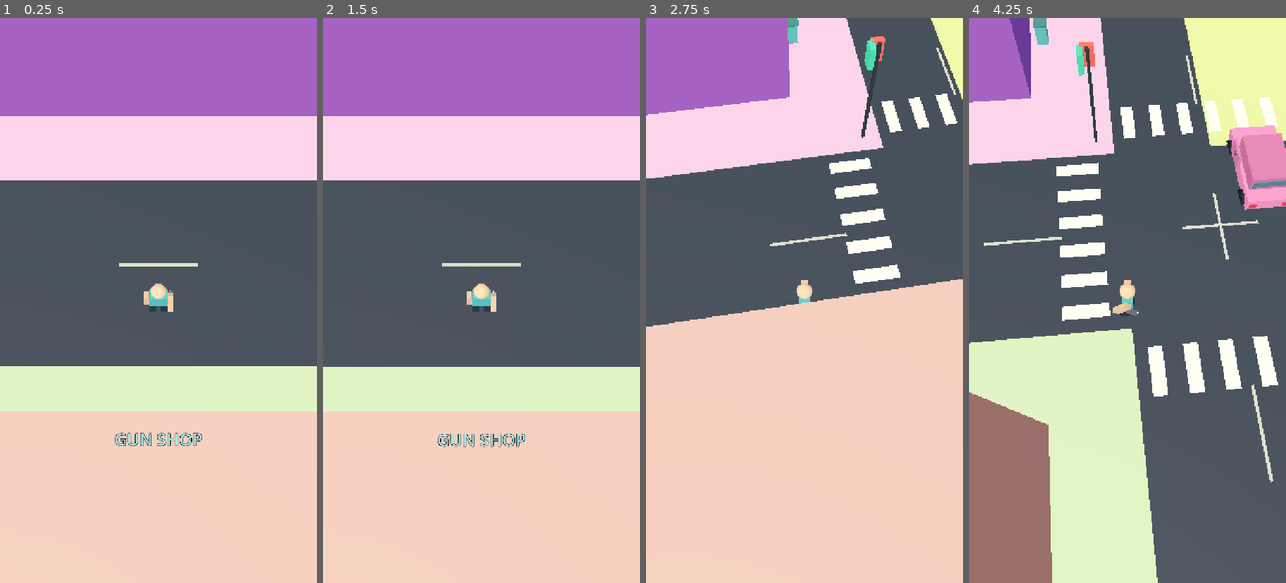
Above: before the commit, frames 1-4 (left to right).
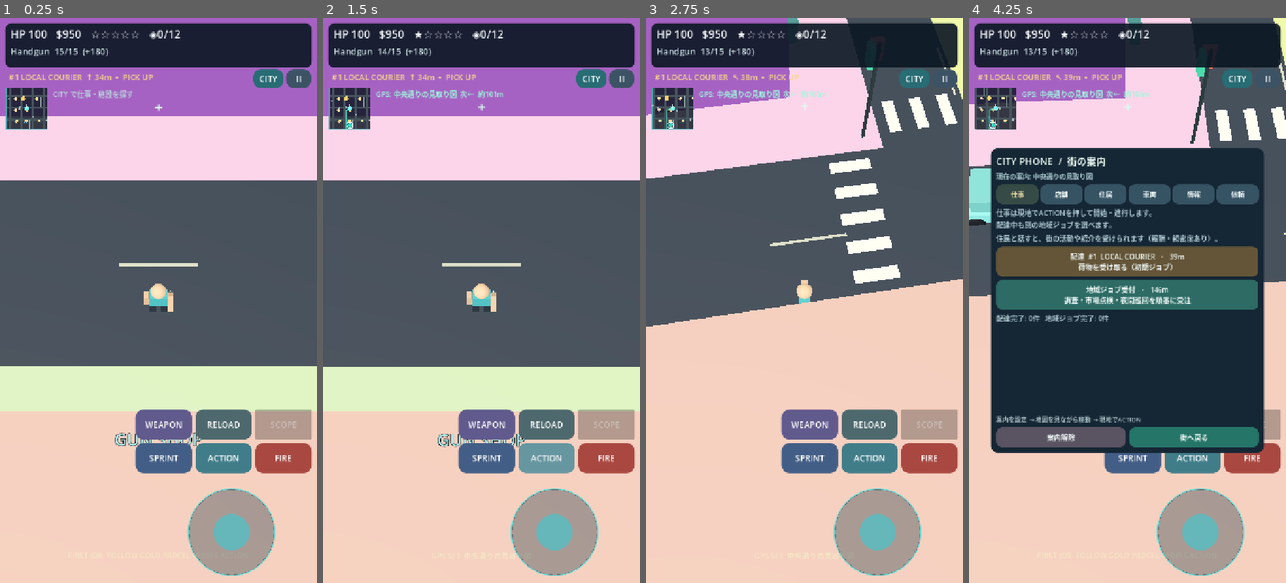
Above: after the commit, the same moments.

Repository: shejklgaia-png/Gt_a_like_game
Game: Godot game, scene res://scenes/main.tscn
The game is run twice, just before and just after one commit, with the same random seed, the same clock (stepped at 60 frames per second) and the same inputs.
Inputs (mouse positions are in pixels of both pictures, inside the frame that each line leads up to):
- Up to frame 1 (0.25 s): no input
- Up to frame 2 (1.5 s): click (605, 458) at 0.5 s, where only the run after the commit has a clickable "FIRE"; click (548, 458) at 1.25 s, where only the run after the commit has a clickable "ACTION"
- Up to frame 3 (2.75 s): tap Enter at 2 s; move the mouse to (874, 272) at 2.02 s; hold D from 2.03 s (still down); hold Shift from 2.03 s (still down); click (874, 272) at 2.17 s; tap Space at 2.27 s
- Up to frame 4 (4.25 s): release D at 2.75 s; release Shift at 2.75 s; drag from (1064, 328) to (1111, 413) at 2.77 s; move the mouse to (1159, 176) at 3.52 s; hold D from 3.53 s (still down); tap B at 3.6 s

The runs differ from the first frame. In frame 1, 19% of the frame differs, in the area x 1-99%, y 0-99%; in frame 2, 19%; in frame 3, 19%; in frame 4, 91%, in the area x 0-100%, y 0-100%.
Error before the commit: Parse Error: Cannot infer the type of "distance" variable because the value doesn't have a set type. (res://scripts/quest_incidents.gd:57)

Commit message:
Fix GDScript inference for incident spawn distance in both Godot versions

Diff:
--- a/scripts/quest_incidents.gd
+++ b/scripts/quest_incidents.gd
@@ -54,7 +54,7 @@
 		var selected := -1
 		for step in range(SITES.size()):
 			var index := posmod(site_index + step, SITES.size())
-			var distance := game.hero.global_position.distance_to(SITES[index])
+			var distance: float = game.hero.global_position.distance_to(SITES[index])
 			if distance < best:
 				best = distance
 				selected = index
